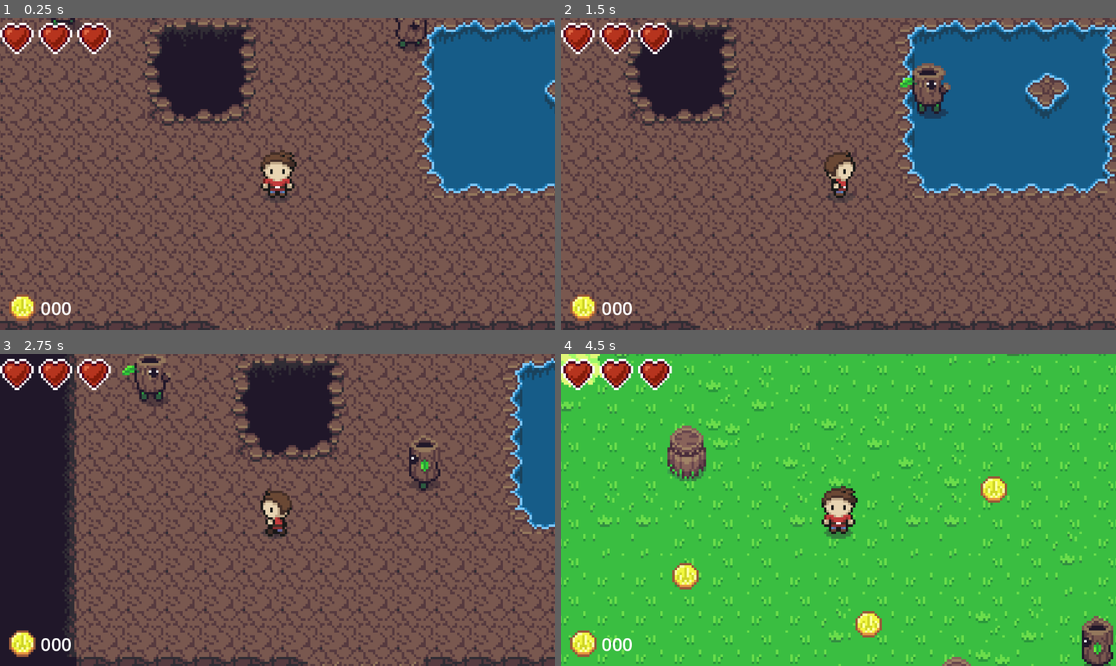
Above: before the commit, frames 1-4 (two rows, left to right).
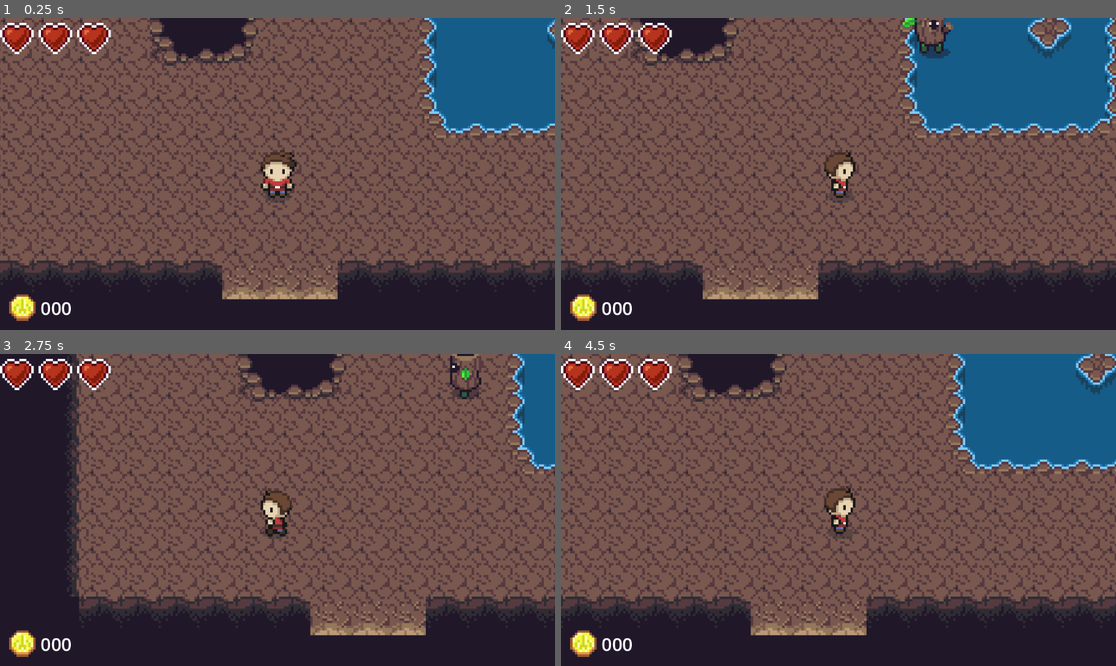
Above: after the commit, the same moments.

Repository: danielathome19/Game-Design-I
Game: Godot game, scene res://td_world_2.tscn
The game is run twice, just before and just after one commit, with the same random seed, the same clock (stepped at 60 frames per second) and the same inputs. The project has no main scene, so this scene is started directly.
Inputs (mouse positions are in pixels of both pictures, inside the frame that each line leads up to):
- Up to frame 1 (0.25 s): no input
- Up to frame 2 (1.5 s): tap Enter (ui_accept) at 0.5, 0.77 s; move the mouse to (960, 158) at 0.52 s; hold Right (ui_right) 0.53-1.25 s; tap I (zoom_cam_in) at 0.6 s; click (960, 158) at 0.67 s; drag from (727, 189) to (927, 52) at 1.27 s
- Up to frame 3 (2.75 s): move the mouse to (333, 441) at 2.02 s; hold Left (ui_left) from 2.03 s (still down); tap I (zoom_cam_in) at 2.1 s
- Up to frame 4 (4.5 s): release Left (ui_left) at 2.75 s; drag from (810, 572) to (988, 460) at 2.77 s; move the mouse to (1005, 556) at 3.52 s; hold Right (ui_right) 3.53-4.25 s; tap I (zoom_cam_in) at 3.6 s; tap Enter (ui_accept) at 3.77 s; drag from (672, 463) to (849, 450) at 4.27 s

The runs differ from the first frame. In frame 1, 48% of the frame differs, in the area x 0-100%, y 0-100%; in frame 2, 52%; in frame 3, 43%; in frame 4, 98%.

Commit message:
Update 11/15

Diff:
--- a/td_world_1.tscn
+++ b/td_world_1.tscn
@@ -1,12 +1,17 @@
-[gd_scene load_steps=8 format=4 uid="uid://cn0cuu22seg34"]
+[gd_scene load_steps=10 format=4 uid="uid://cn0cuu22seg34"]
 
 [ext_resource type="TileSet" uid="uid://ef4mwn6soyui" path="res://assets/tilesets/td_world_1.tres" id="1_g4y6e"]
 [ext_resource type="PackedScene" uid="uid://b4p82m8j8jbld" path="res://td_player.tscn" id="2_nhcv8"]
 [ext_resource type="PackedScene" uid="uid://dq8wuwe8qgw3n" path="res://entities/items/mini_heart.tscn" id="3_2fnuw"]
-[ext_resource type="PackedScene" uid="uid://cipuvi3r58t5l" path="res://change_lvl.tscn" id="3_fldqb"]
+[ext_resource type="Script" path="res://change_lvl.gd" id="3_oc33q"]
 [ext_resource type="PackedScene" uid="uid://dtr4u627fv0om" path="res://entities/items/mini_coin.tscn" id="4_v5h3y"]
 [ext_resource type="PackedScene" uid="uid://l4cjgh0n7062" path="res://td_enemy.tscn" id="5_vd00p"]
 [ext_resource type="AudioStream" uid="uid://db53k0wfxbtdg" path="res://assets/sounds/overworld.mp3" id="6_xedxu"]
+
+[sub_resource type="RectangleShape2D" id="RectangleShape2D_qh827"]
+size = Vector2(50, 54.5)
+
+[sub_resource type="PlaceholderTexture2D" id="PlaceholderTexture2D_vi864"]
 
 [node name="td_world1" type="Node2D"]
 
@@ -21,15 +26,20 @@
 [node name="td_player" parent="." instance=ExtResource("2_nhcv8")]
 position = Vector2(-25, 104)
 
-[node name="change_lvl" parent="." instance=ExtResource("3_fldqb")]
+[node name="change_lvl" type="Area2D" parent="."]
 position = Vector2(16, -138)
+script = ExtResource("3_oc33q")
 next_level = "td_world_2"
 
-[node name="CollisionShape2D" parent="change_lvl" index="0"]
-position = Vector2(0, 20)
+[node name="CollisionShape2D" type="CollisionShape2D" parent="change_lvl"]
+position = Vector2(0, 17.25)
+shape = SubResource("RectangleShape2D_qh827")
 
-[node name="Sprite2D" parent="change_lvl" index="1"]
+[node name="Sprite2D" type="Sprite2D" parent="change_lvl"]
 visible = false
+modulate = Color(0.321569, 0.717647, 0.721569, 1)
+scale = Vector2(48, 96)
+texture = SubResource("PlaceholderTexture2D_vi864")
 
 [node name="mini_heart" parent="." instance=ExtResource("3_2fnuw")]
 position = Vector2(46, 34)
@@ -75,4 +85,4 @@
 volume_db = -10.0
 autoplay = true
 
-[editable path="change_lvl"]
+[connection signal="body_entered" from="change_lvl" to="change_lvl" method="_on_body_entered"]
--- a/td_world_2.tscn
+++ b/td_world_2.tscn
@@ -1,9 +1,9 @@
-[gd_scene load_steps=7 format=4 uid="uid://cnlv1bsl3xkwd"]
+[gd_scene load_steps=9 format=4 uid="uid://cnlv1bsl3xkwd"]
 
 [ext_resource type="Texture2D" uid="uid://bfgcwehel3mlh" path="res://assets/sprites/zelda_like/cave.png" id="1_463ar"]
 [ext_resource type="PackedScene" uid="uid://b4p82m8j8jbld" path="res://td_player.tscn" id="2_k5235"]
 [ext_resource type="PackedScene" uid="uid://l4cjgh0n7062" path="res://td_enemy.tscn" id="3_0ktpo"]
-[ext_resource type="PackedScene" uid="uid://cipuvi3r58t5l" path="res://change_lvl.tscn" id="4_74fux"]
+[ext_resource type="Script" path="res://change_lvl.gd" id="4_dj1ji"]
 
 [sub_resource type="TileSetAtlasSource" id="TileSetAtlasSource_5jvuw"]
 texture = ExtResource("1_463ar")
@@ -147,6 +147,11 @@
 physics_layer_0/collision_layer = 1
 sources/0 = SubResource("TileSetAtlasSource_5jvuw")
 
+[sub_resource type="PlaceholderTexture2D" id="PlaceholderTexture2D_vi864"]
+
+[sub_resource type="RectangleShape2D" id="RectangleShape2D_gpxnx"]
+size = Vector2(47, 28)
+
 [node name="td_world2" type="Node2D"]
 
 [node name="TileMapLayer" type="TileMapLayer" parent="."]
@@ -154,7 +159,7 @@
 tile_set = SubResource("TileSet_8jhgg")
 
 [node name="td_player" parent="." instance=ExtResource("2_k5235")]
-position = Vector2(8, 35)
+position = Vector2(7, 60)
 
 [node name="td_enemy" parent="." instance=ExtResource("3_0ktpo")]
 position = Vector2(-81, -23)
@@ -162,14 +167,19 @@
 [node name="td_enemy2" parent="." instance=ExtResource("3_0ktpo")]
 position = Vector2(48, -30)
 
-[node name="change_lvl" parent="." instance=ExtResource("4_74fux")]
+[node name="change_lvl" type="Area2D" parent="."]
 position = Vector2(13, 123)
+script = ExtResource("4_dj1ji")
 next_level = "td_world_1"
 
-[node name="CollisionShape2D" parent="change_lvl" index="0"]
-position = Vector2(-5, 5)
+[node name="Sprite2D" type="Sprite2D" parent="change_lvl"]
+visible = false
+modulate = Color(0.321569, 0.717647, 0.721569, 1)
+scale = Vector2(48, 96)
+texture = SubResource("PlaceholderTexture2D_vi864")
 
-[node name="Sprite2D" parent="change_lvl" index="1"]
-visible = false
+[node name="CollisionShape2D" type="CollisionShape2D" parent="change_lvl"]
+position = Vector2(-5.5, -13)
+shape = SubResource("RectangleShape2D_gpxnx")
 
-[editable path="change_lvl"]
+[connection signal="body_entered" from="change_lvl" to="change_lvl" method="_on_body_entered"]
